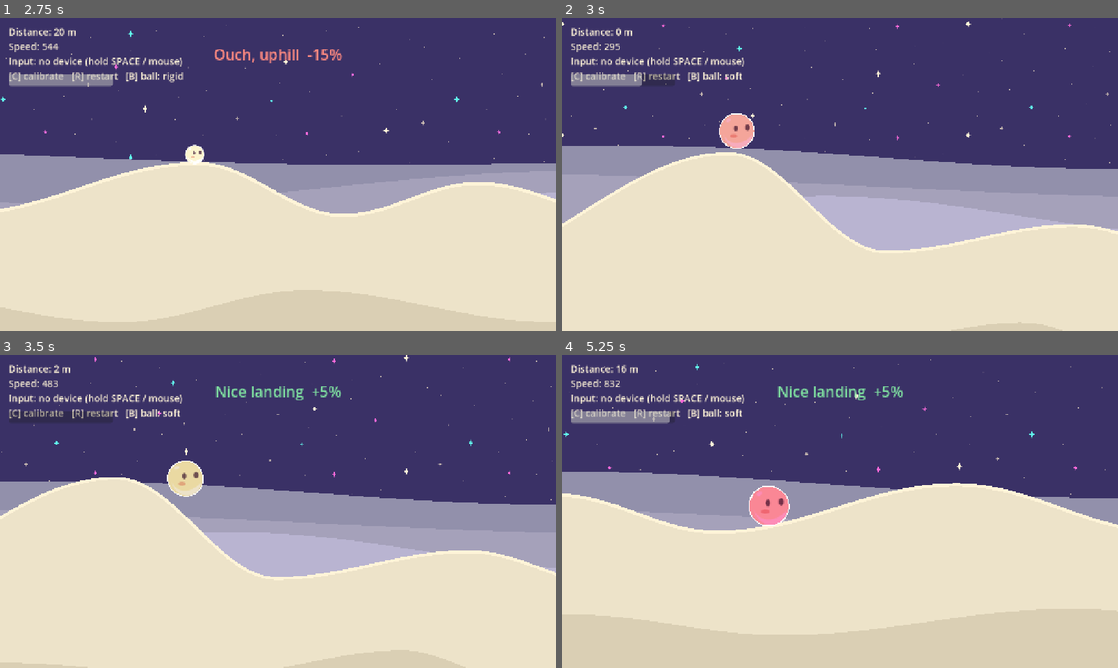
Above: before the commit, frames 1-4 (two rows, left to right).
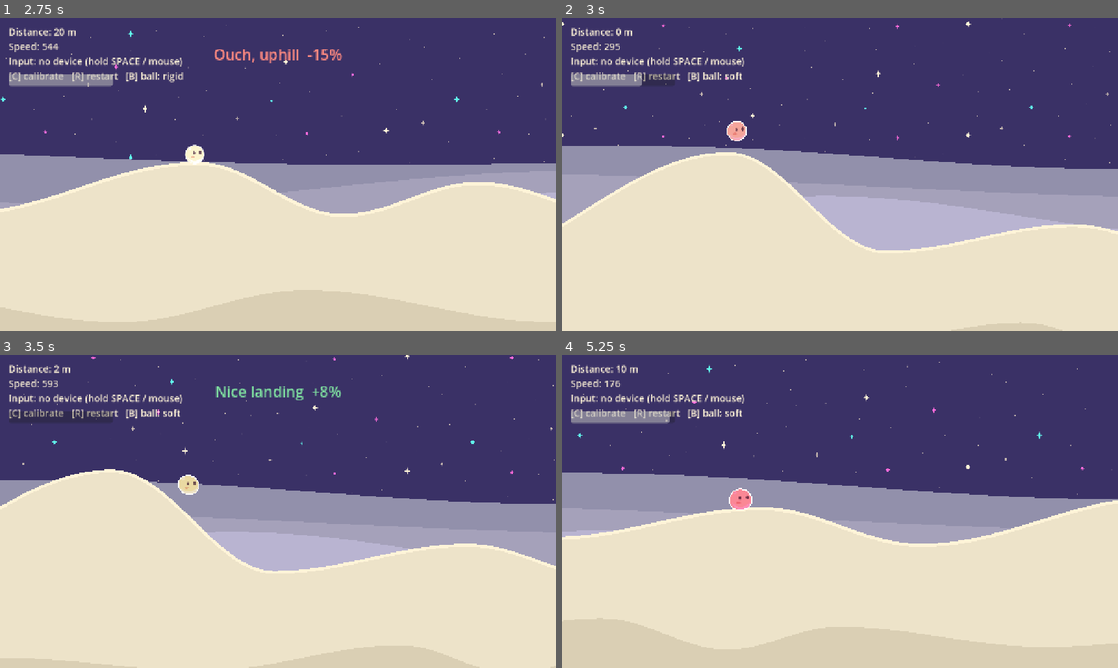
Above: after the commit, the same moments.

Repository: Bj3lla/IN4260MCT
Game: Godot game, scene res://main.tscn
Two runs of this game, one before a commit and one after it. Both use one fixed random seed, a clock stepped at 60 frames per second and the inputs below.
Inputs (mouse positions are in pixels of both pictures, inside the frame that each line leads up to):
- Up to frame 1 (2.75 s): move the mouse to (400, 158) at 0.52 s; hold Space (dive) 0.53-1.28 s; click (400, 158) at 0.67 s; move the mouse to (166, 190) at 1.27 s; tap C (calibrate) at 1.35 s; click (166, 190) at 1.42 s; tap Space (dive) at 1.55 s; move the mouse to (333, 105) at 2.02 s; hold Space (dive) from 2.03 s (still down); click (333, 105) at 2.17 s
- Up to frame 2 (3 s): move the mouse to (812, 237) at 2.77 s; release Space (dive) at 2.78 s; tap B (swap_ball) at 2.85 s; click (812, 237) at 2.92 s
- Up to frame 3 (3.5 s): tap Space (dive) at 3.05 s
- Up to frame 4 (5.25 s): move the mouse to (1006, 558) at 3.52 s; hold Space (dive) 3.53-4.28 s; click (1006, 558) at 3.67 s; move the mouse to (673, 464) at 4.27 s; tap C (calibrate) at 4.35 s; click (673, 464) at 4.42 s; tap Space (dive) at 4.55 s; move the mouse to (867, 511) at 5.02 s; hold Space (dive) from 5.03 s (still down); click (867, 511) at 5.17 s

Frame 1 is identical in both runs. In frame 2, 0.5% of the frame differs, in the area x 5-91%, y 30-74%; in frame 3, 3.0%; in frame 4, 10%, in the area x 0-100%, y 1-61%.

Commit message:
tuning soft ball size and bouncyness

Diff:
--- a/hillRunner/player/soft_player.gd
+++ b/hillRunner/player/soft_player.gd
@@ -9,10 +9,10 @@
 const SPEED_FLOOR_GAIN := 5.0    ## force per px/s below min_speed
 const OVERSPEED_GAIN := 10.0     ## force per px/s above max_speed
 
-@export var slope_thrust_strength := 700.0  ## px/s² along a steep slope at full dive
+@export var slope_thrust_strength := 2000.0  ## px/s² along a steep slope at full dive
 @export var dive_squash := 0.0     ## extra push into the ground while diving (above ~0.3 the ring tends to fold)
 @export var boost_time := 0.2      ## landing/launch kicks are spread over this many seconds
-@export var max_correction := 1500.0  ## px/s² cap on min/max speed pushes (keeps the body from tearing)
+@export var max_correction := 10000.0  ## px/s² cap on min/max speed pushes (keeps the body from tearing)
 
 var _soft: SoftBall
 var _boost_force := Vector2.ZERO
--- a/hillRunner/soft_body_sim/soft_ball.gd
+++ b/hillRunner/soft_body_sim/soft_ball.gd
@@ -14,17 +14,17 @@
 )
 
 @export_group("Shape")
-@export var ball_radius := 45.0      ## centre to the outer points
+@export var ball_radius := 20.0      ## centre to the outer points
 @export var point_radius := 10.0     ## collision radius of each point
 @export var num_points := 10
-@export var stiffness := 1000.0      ## higher = less squishy
+@export var stiffness := 1200.0      ## higher = less squishy
 @export var damping := 0.4
 @export var center_mass := 0.6
 @export var point_mass := 0.5
 ## Springs from each outer point to the one two steps away. Without them
 ## the ring can fold flat on hard landings and stay folded.
 @export var brace_springs := true
-@export var brace_stiffness := 1000.0
+@export var brace_stiffness := 3000.0
 
 @export_group("Outline")
 @export var outline_color := Color.WHITE
